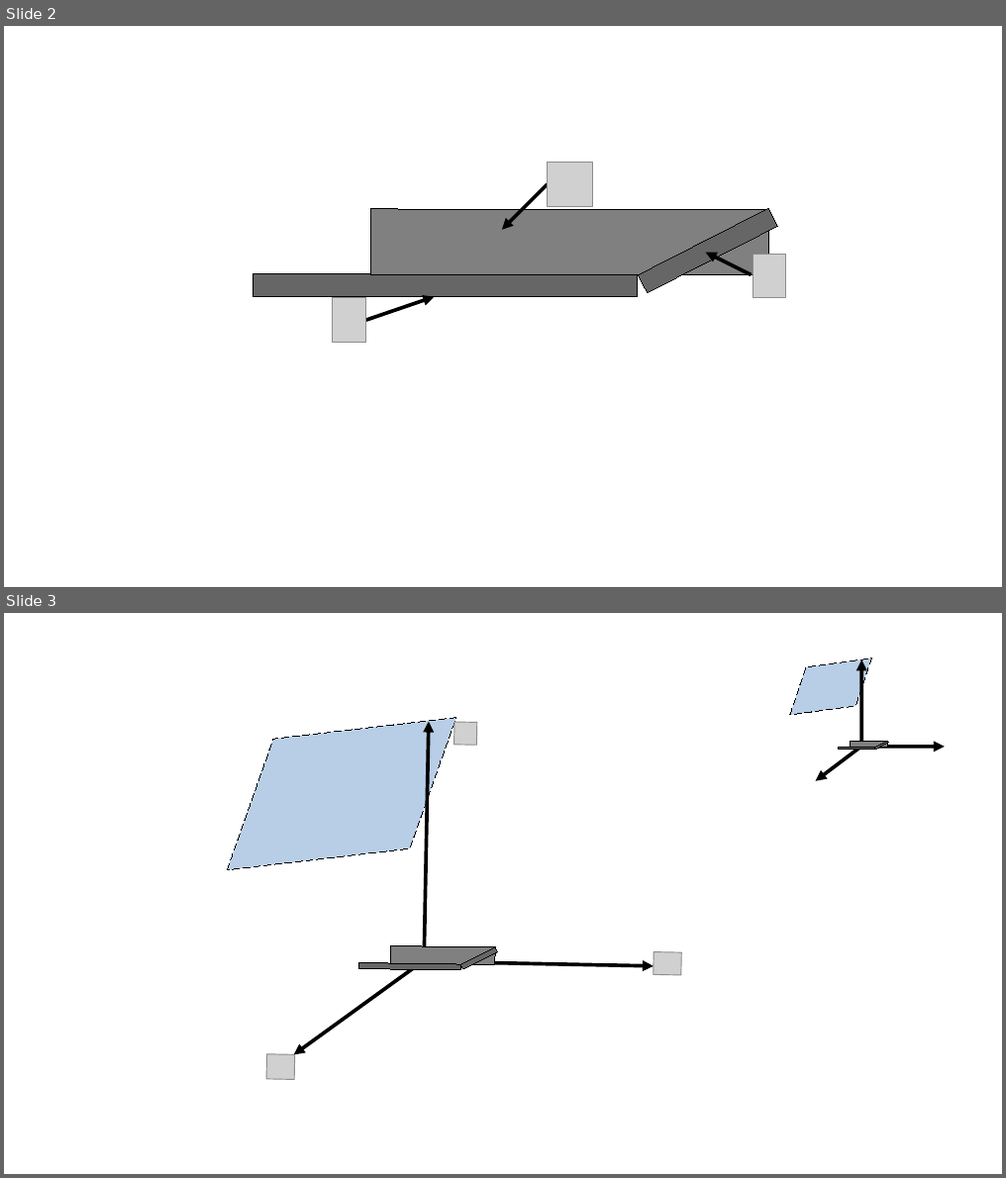
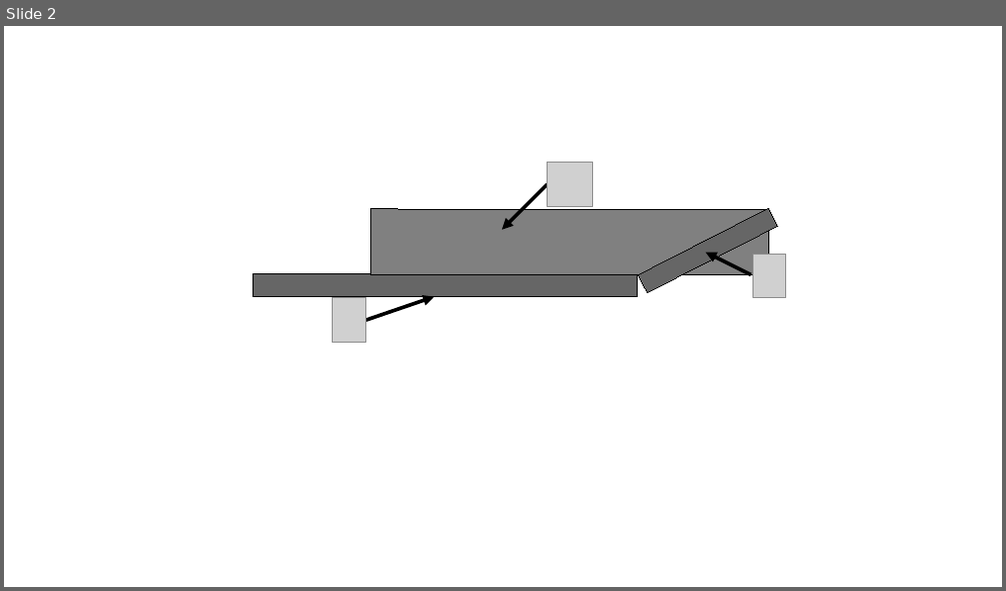
Before and after one commit to mausanram/CodigosICN, a slide deck: Presentaciones/Modelos_CCD.odp. Shown one above the other, each under a label of ours: slides 2 and 3 before the commit, slide 2 after it. The pictures are 1006x1178 and 1006x591 pixels, drawn with LibreOffice and Linux fonts; fonts in the diff are those of the drawing; grey boxes stand for pictures; background and template pictures are left out. Boxes give left, top, right and bottom in pixels: in the first picture for what was removed or moved away, otherwise in the second. Text is boxed around its words. In the diff, an @@ line names an element or a change of style, - is before the commit and + after.

```diff
--- a/Presentaciones/Modelos_CCD.odp
+++ b/Presentaciones/Modelos_CCD.odp
@@ slide 3 removed at [4, 613, 1002, 1174], background #FFFFFF @@
@@ parallelogram removed at [784, 658, 878, 715] @@
@@ arrow removed from (861, 742) to (861, 661) @@
@@ arrow removed from (863, 746) to (816, 781) @@
@@ rectangle removed at [839, 747, 875, 749] @@
@@ rectangle removed at [849, 741, 888, 748] @@
@@ arrow removed from (871, 747) to (944, 747) @@
@@ rectangle removed at [875, 742, 888, 750] @@
@@ group removed at [212, 718, 681, 1079]: 3 arrows, 3 rectangles, 3 pictures, 1 parallelogram @@
```
Also in this commit, not shown: 2 slides added, 3 other files.
